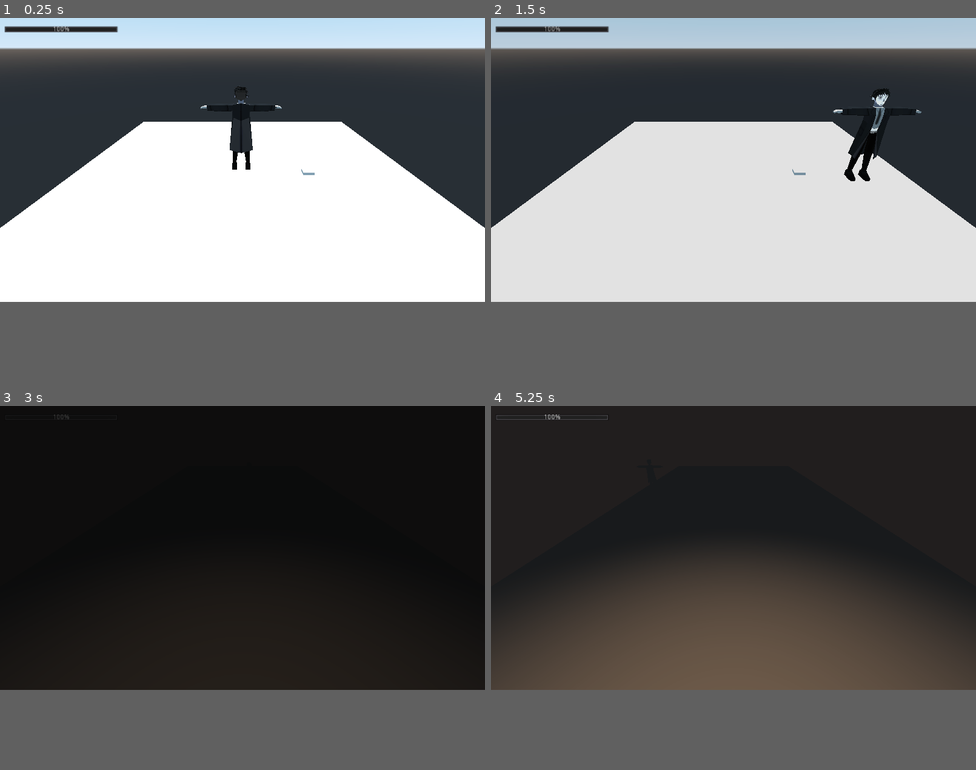
Above: before the commit, frames 1-4 (two rows, left to right).
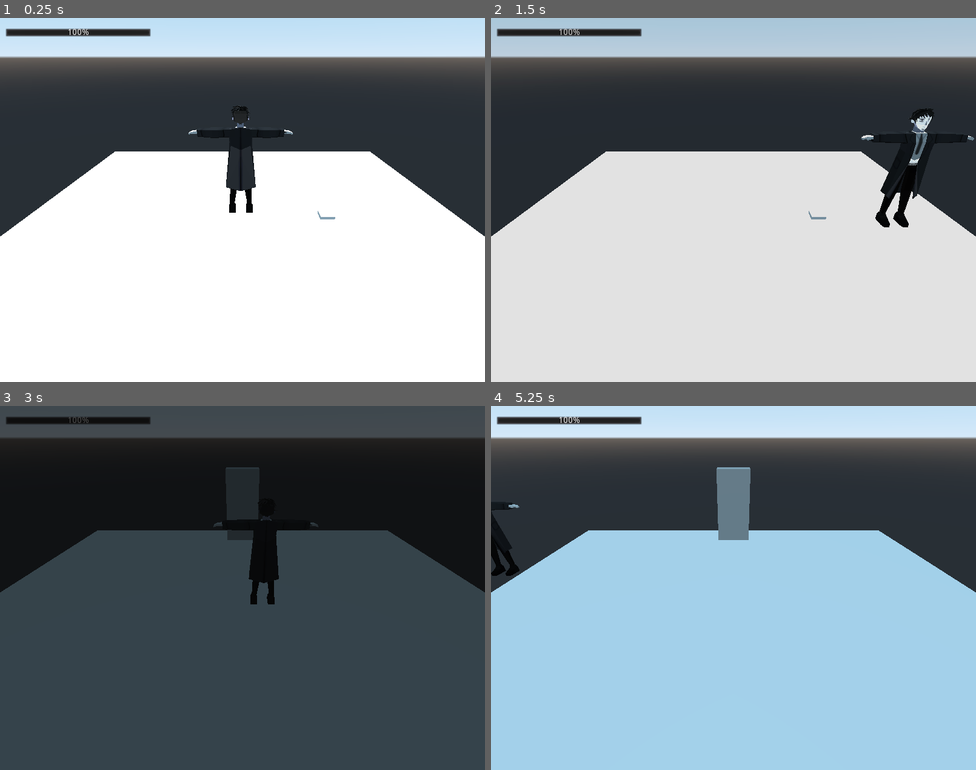
Above: after the commit, the same moments.

Repository: DiegoG784/SPiRiTUally
Game: Godot game, scene res://managers/scene_manager/scene_manager.tscn
Same seed, same stepped clock (60 frames per second), same inputs: the game is played once before the commit and once after it.
Inputs:
- Up to frame 1 (0.25 s): no input
- Up to frame 2 (1.5 s): tap Enter at 0.5 s; hold D (walk_right) 0.53-1.28 s; hold F (interact) 0.53-1.28 s; hold S (walk_backward) from 1.28 s (still down); tap F (interact) at 1.35 s
- Up to frame 3 (3 s): release S (walk_backward) at 2.03 s; hold D (walk_right) 2.03-2.78 s; hold F (interact) 2.03-2.78 s; tap Space at 2.75 s; hold W (walk_forward) from 2.78 s (still down); tap F (interact) at 2.85 s
- Up to frame 4 (5.25 s): release W (walk_forward) at 3.53 s; hold F (interact) 3.53-4.28 s; hold A (walk_left) 3.53-5.03 s; tap F (interact) at 4.35 s; hold S (walk_backward) from 5.03 s (still down); hold F (interact) from 5.03 s (still down)
In our replay, the window is 800x468 before the commit and 800x600 after it. These sizes can differ from the game's own. Grey fills any space a smaller window leaves; there, only what the larger window draws over its background counts as a difference.

The runs differ from the first frame. In frame 1, 11% of the frame differs, in the area x 0-100%, y 2-60%; in frame 2, 12%; in frame 3, 49%; in frame 4, 69%, in the area x 0-100%, y 0-78%.

Commit message:
Alteração na resolução do projeto e alguns objetos

Diff:
--- /dev/null
+++ b/entities/base/model_base.gd
@@ -0,0 +1,19 @@
+extends Spatial
+
+var shader = load("res://entities/shaders/psx_shaders/psx_lit.shader")
+var test
+
+func _ready():
+#	print(shader)
+
+	for mesh in get_children():
+		if mesh is MeshInstance:
+#			print(mesh)
+			pass
+			mesh.material_override = ShaderMaterial.new()
+			mesh.material_override.shader = shader
+#			yield(get_tree(),"idle_frame")
+			mesh.mesh.get("surface_1/material").albedo_texture
+			mesh.material_override.set_shader_param("albedoTex", mesh.mesh.get("surface_1/material").albedo_texture)
+#			print(mesh.material_override.get_shader_param("shader_param/albedoTex"))
+#			print(mesh.mesh.get("surface_1/material").albedo_texture)
--- a/managers/scene_manager/game_scene_manager.gd
+++ b/managers/scene_manager/game_scene_manager.gd
@@ -1,7 +1,7 @@
 extends Spatial
 class_name GameScene
 
-export(String) var scene_name
+export(String) var room_name
 export(AudioStreamSample) var music
 export(bool) var mute_music_when_entering = false
 
--- a/project.godot
+++ b/project.godot
@@ -127,6 +127,14 @@
 Inventory="*res://managers/item_manager.gd"
 Dialogue="*res://managers/dialogue_manager.gd"
 
+[display]
+
+window/size/width=800
+window/size/test_width=1024
+window/size/test_height=600
+window/stretch/mode="viewport"
+window/stretch/aspect="keep_height"
+
 [gui]
 
 common/drop_mouse_on_gui_input_disabled=true
--- a/rooms/debug_room/debug_room.tscn
+++ b/rooms/debug_room/debug_room.tscn
@@ -5,7 +5,7 @@
 [ext_resource path="res://entities/items/consumables/health_kit/health_kit_prop.tscn" type="PackedScene" id=3]
 [ext_resource path="res://entities/base/components/scene/dialogue_interaction.gd" type="Script" id=4]
 [ext_resource path="res://managers/scene_manager/game_scene_manager.gd" type="Script" id=5]
-[ext_resource path="res://rooms/debug_room/debug_room_2.tscn" type="PackedScene" id=6]
+[ext_resource path="res://rooms/debug_room/cutscene_test.tscn" type="PackedScene" id=6]
 [ext_resource path="res://entities/base/components/scene/scene_changer.gd" type="Script" id=7]
 
 [sub_resource type="CapsuleShape" id=2]
@@ -36,6 +36,7 @@
 
 [node name="debug_room" type="Spatial"]
 script = ExtResource( 5 )
+room_name = "Debug Room"
 
 [node name="player" parent="." instance=ExtResource( 1 )]
 transform = Transform( 1, 0, 0, 0, 1, 0, 0, 0, 1, -0.132861, 0.244684, -0.100514 )
